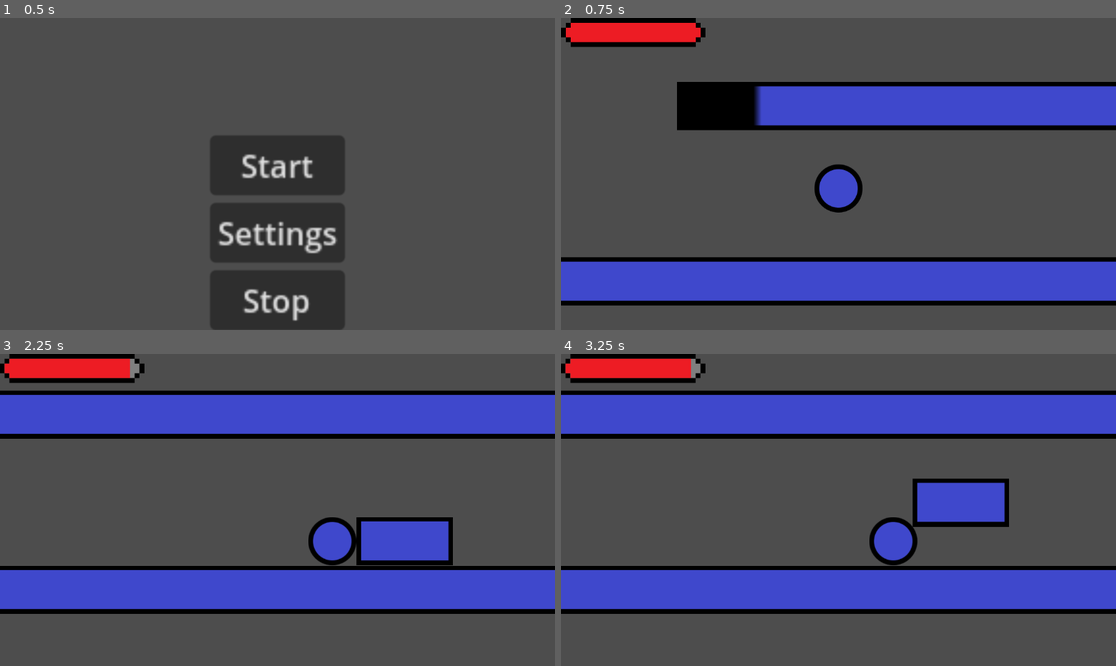
Above: before the commit, frames 1-4 (two rows, left to right).
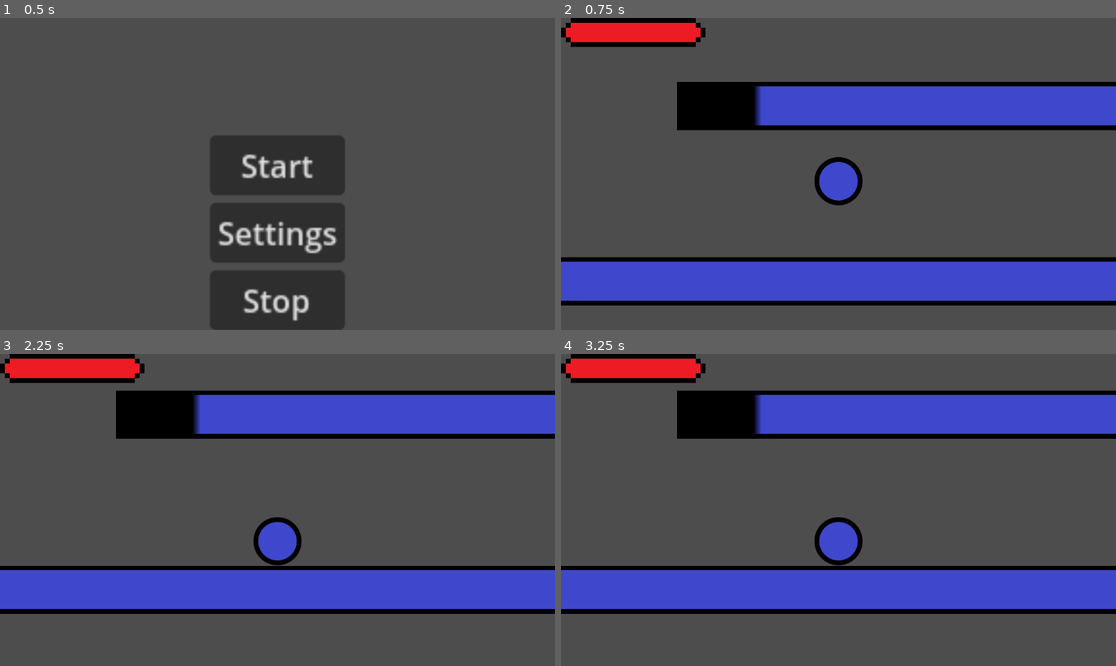
Above: after the commit, the same moments.

Repository: MetalBoy0/Bulgeon
Game: Godot game, scene res://Menus/Main Menu/MainMenu.tscn
The game is run twice, just before and just after one commit, with the same random seed, the same clock (stepped at 60 frames per second) and the same inputs.
Inputs (mouse positions are in pixels of both pictures, inside the frame that each line leads up to):
- Up to frame 1 (0.5 s): no input
- Up to frame 2 (0.75 s): click "Start" at 0.5 s
- Up to frame 3 (2.25 s): tap Enter (ui_accept) at 1.25, 2 s; move the mouse to (399, 494) at 1.27 s; hold D (move_right) 1.28-2 s; hold Shift (roll_attack) 1.28-2 s; click (399, 494) at 1.42 s; tap W (jump) at 1.52 s; drag from (166, 525) to (249, 572) at 2.02 s
- Up to frame 4 (3.25 s): tap Enter (ui_accept) at 2.75 s; move the mouse to (894, 441) at 2.77 s; hold A (move_left) from 2.78 s (still down); hold Shift (roll_attack) from 2.78 s (still down)

Frame 1 is identical in both runs. In frame 2, 0.7% of the frame differs, in the area x 45-55%, y 44-63%; in frame 3, 10%; in frame 4, 10%, in the area x 0-81%, y 0-68%.

Commit message:
Helped ethan fix bug with enemy attacks

Diff:
--- a/Main.tscn
+++ b/Main.tscn
@@ -17,6 +17,7 @@
 size = Vector2(197.5, 102)
 
 [sub_resource type="RectangleShape2D" id="RectangleShape2D_p7575"]
+size = Vector2(20.1, 20)
 
 [node name="Node2D" type="Node2D"]
 
@@ -28,7 +29,6 @@
 maxRollHoldDuration = 1.75
 minRollHoldDuration = 0.5
 maxRollDuration = 0.25
-rollSpeed = 5500
 groundPoundSpeed = 4000.0
 groundPoundMaxDur = 2.0
 maxSpeed = 700.0
@@ -120,8 +120,10 @@
 script = ExtResource("7_soyqi")
 
 [node name="EnemyCollider" type="CollisionShape2D" parent="Enemy"]
+position = Vector2(-0.5, -7.62939e-06)
 scale = Vector2(10, 5)
 shape = SubResource("RectangleShape2D_p7575")
+one_way_collision_margin = 24.1
 
 [node name="Sprite2D" type="Sprite2D" parent="Enemy"]
 texture = ExtResource("3_bsgji")
--- a/Player Stuff/PlayerContoller.gd
+++ b/Player Stuff/PlayerContoller.gd
@@ -31,7 +31,7 @@
 
 
 	if !isHurt:
-		var collision: KinematicCollision2D = move_and_collide(velocity * delta)
+		var collision: KinematicCollision2D = move_and_collide(velocity * delta, true, 0.08, true)
 		if collision:
 			if collision.get_collider().name == "Enemy":
 				hurtByEnemy()
@@ -41,6 +41,7 @@
 
 #func hurtByEnemy(area):
 func hurtByEnemy():
+	print("Hit!")
 	currentHealth -= 10 #enemyDamage
 	if currentHealth < 0:
 		get_tree().change_scene_to_file("res://Menus/Death Menu/DeathMenu.tscn")
--- a/Player Stuff/PlayerMoves.gd
+++ b/Player Stuff/PlayerMoves.gd
@@ -15,7 +15,6 @@
 func handle_move(delta):
 	# Prevent player from moving when charging an attack or preforming an attack
 	if !isChargingAttack and !isDoingAttack:
-		print(isDoingAttack)
 		# Apply drag only if the player isn't pressing move buttons
 		if !isMoving:
 			velocity.x /= (1+drag*delta)
--- a/project.godot
+++ b/project.godot
@@ -37,17 +37,22 @@
 "events": [Object(InputEventKey,"resource_local_to_scene":false,"resource_name":"","device":-1,"window_id":0,"alt_press …(182 unchanged characters)…
 ]
 }
+escape={
+"deadzone": 0.5,
+"events": [Object(InputEventKey,"resource_local_to_scene":false,"resource_name":"","device":-1,"window_id":0,"alt_pressed":false,"shift_pressed":false,"ctrl_pressed":false,"meta_pressed":false,"pressed":false,"keycode":0,"physical_keycode":4194305,"key_label":0,"unicode":0,"echo":false,"script":null)
+]
+}
 groundpound_attack={
 "deadzone": 0.5,
 "events": [Object(InputEventKey,"resource_local_to_scene":false,"resource_name":"","device":-1,"window_id":0,"alt_pressed":false,"shift_pressed":false,"ctrl_pressed":false,"meta_pressed":false,"pressed":false,"keycode":0,"physical_keycode":32,"key_label":0,"unicode":32,"echo":false,"script":null)
-]
-}
-escape={
-"deadzone": 0.5,
-"events": [Object(InputEventKey,"resource_local_to_scene":false,"resource_name":"","device":-1,"window_id":0,"alt_pressed":false,"shift_pressed":false,"ctrl_pressed":false,"meta_pressed":false,"pressed":false,"keycode":0,"physical_keycode":4194305,"key_label":0,"unicode":0,"echo":false,"script":null)
 ]
 }
 
 [layer_names]
 
 2d_render/layer_1="GUI"
+roll_attack={
+"deadzone": 0.5,
+"events": [Object(InputEventKey,"resource_local_to_scene":false,"resource_name":"","device":-1,"window_id":0,"alt_pressed":false,"shift_pressed":false,"ctrl_pressed":false,"meta_pressed":false,"pressed":false,"keycode":0,"physical_keycode":4194325,"key_label":0,"unicode":0,"echo":false,"script":null)
+]
+}
